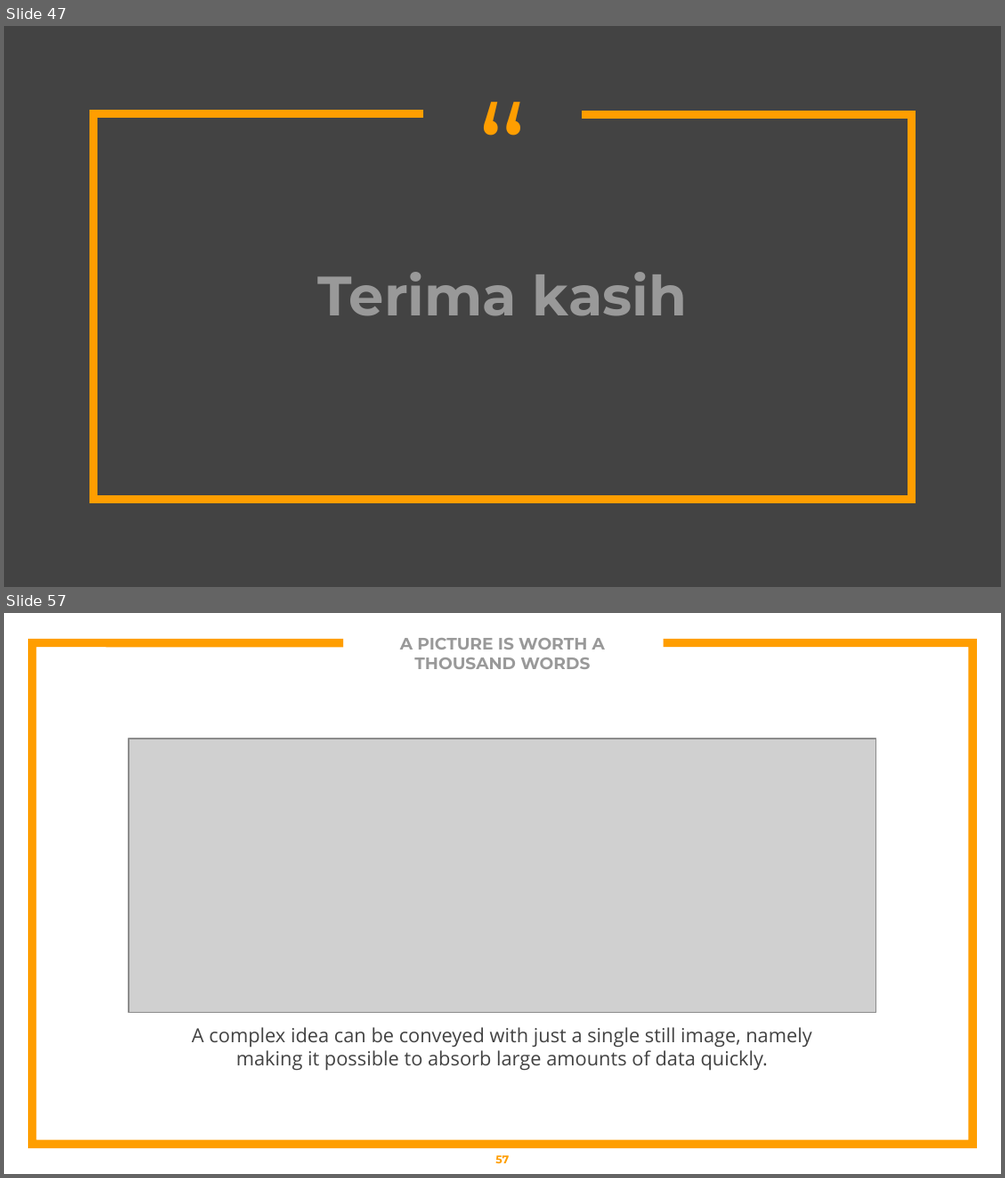
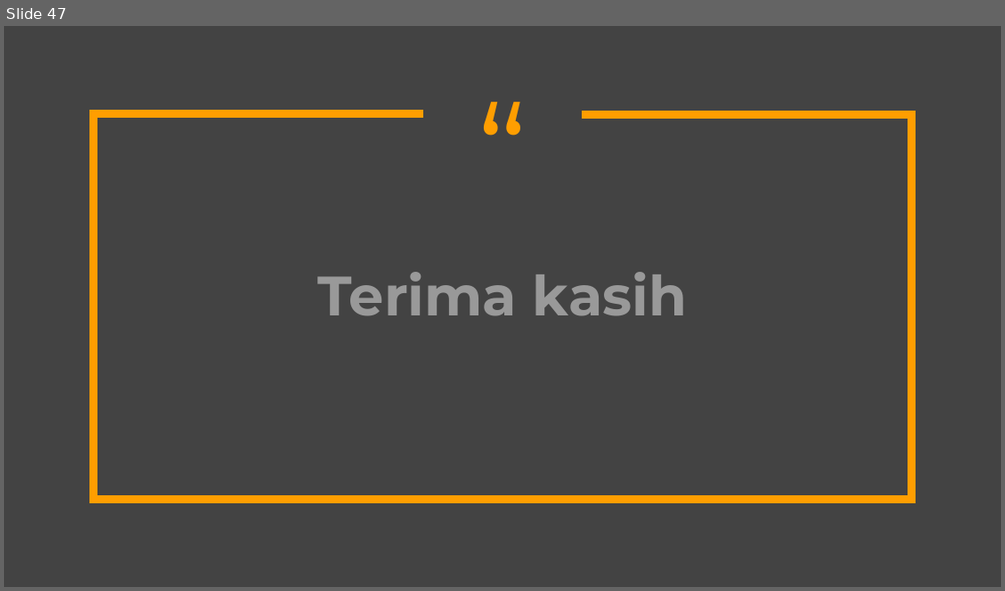
Before and after one commit to bagusco/R-OJK, a slide deck: Regresi OJK.pptx. Shown one above the other, each under a label of ours: slides 47 and 57 before the commit, slide 47 after it; the slides between them are not shown. The pictures are 1005x1178 and 1005x591 pixels, drawn with LibreOffice and Linux fonts; fonts in the diff are those of the drawing; grey boxes stand for pictures. Boxes give left, top, right and bottom in pixels: in the first picture for what was removed or moved away, otherwise in the second. Text is boxed around its words. In the diff, an @@ line names an element or a change of style, - is before the commit and + after.

```diff
--- a/Regresi OJK.pptx
+++ b/Regresi OJK.pptx
@@ slide 57 removed at <box>4,613,1001,1174</box>, background #FFFFFF @@
@@ title removed at <box>400,638,605,669</box> @@
-A PICTURE IS WORTH A THOUSAND WORDS
@@ freeform shape removed at <box>32,643,972,1144</box> @@
@@ picture removed at <box>129,738,876,1013</box> @@
@@ text removed at <box>192,1027,811,1070</box> @@
-A complex idea can be conveyed with just a single still image, namely making it possible to absorb large amounts of data quickly.
@@ page number removed at <box>495,1155,509,1163</box> @@
-57
```
Also in this commit, not shown: 1 slide changed, 27 other slides removed.
